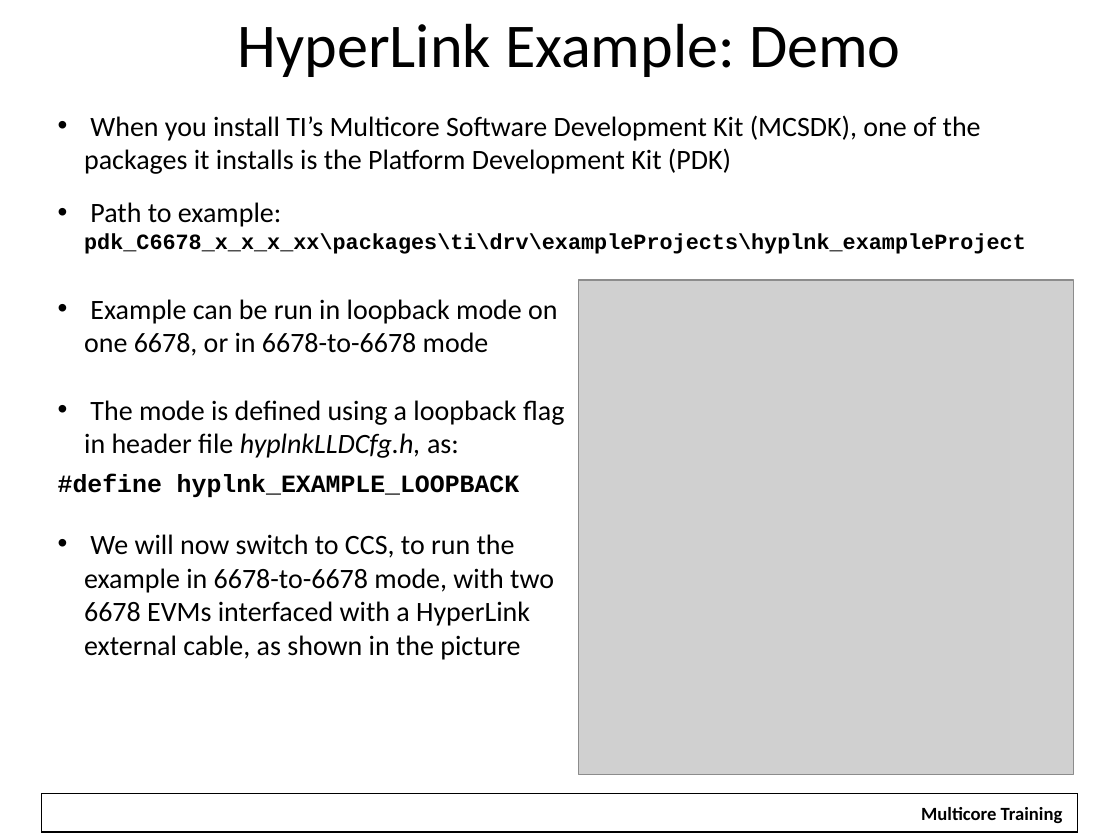
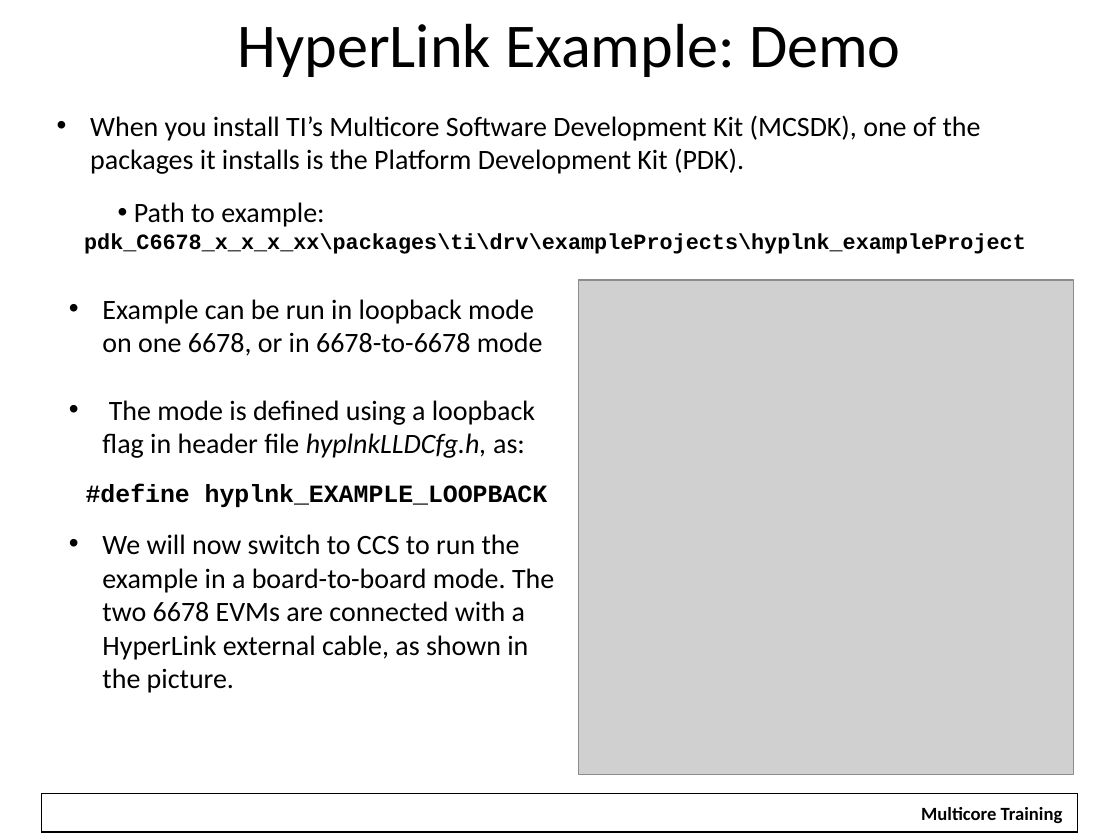
Before and after one commit to hari1989/keystone-workshop, a slide deck: slide 57 of preliminary/Working/presentations/Intro to Hyperlink.pptx (slide 56 before the commit). Drawn at 1120x840 pixels with LibreOffice and Linux fonts; fonts in the diff are those of the drawing; grey boxes stand for pictures; background and template pictures are left out. Boxes give left, top, right and bottom in pixels: in the first picture for what was removed or moved away, otherwise in the second. Text is boxed around its words. In the diff, an @@ line names an element or a change of style, - is before the commit and + after.

```diff
--- a/preliminary/Working/presentations/Intro to Hyperlink.pptx
+++ b/preliminary/Working/presentations/Intro to Hyperlink.pptx
@@ text at (90,115,981,174): text changed @@
-• When you install TI’s Multicore Software Development Kit (MCSDK), one of the packages it installs is the Platform Development Kit (PDK)
+• When you install TI’s Multicore Software Development Kit (MCSDK), one of the packages it installs is the Platform Development Kit (PDK).
@@ text "Path to example: pdk_C6678_x_x_x_xx\packages\ti\drv\exampleP ..." at (84,202,1026,254): indent changed @@
@@ text at (102,299,543,458): indent changed @@
@@ text "#define hyplnk_EXAMPLE_LOOPBACK": place and size @@
-text "#define hyplnk_EXAMPLE_LOOPBACK" at (58,474,520,497)
+text "#define hyplnk_EXAMPLE_LOOPBACK" at (86,484,548,507)
@@ text at (102,534,554,693): text changed @@
-• We will now switch to CCS, to run the example in 6678-to-6678 mode, with two 6678 EVMs interfaced with a HyperLink external cable, as shown in the picture
+• We will now switch to CCS to run the example in a board-to-board mode. The two 6678 EVMs are connected with a HyperLink external cable, as shown in the picture.
```
Also in this commit, not shown: 41 other slides changed, 1 slide added.
